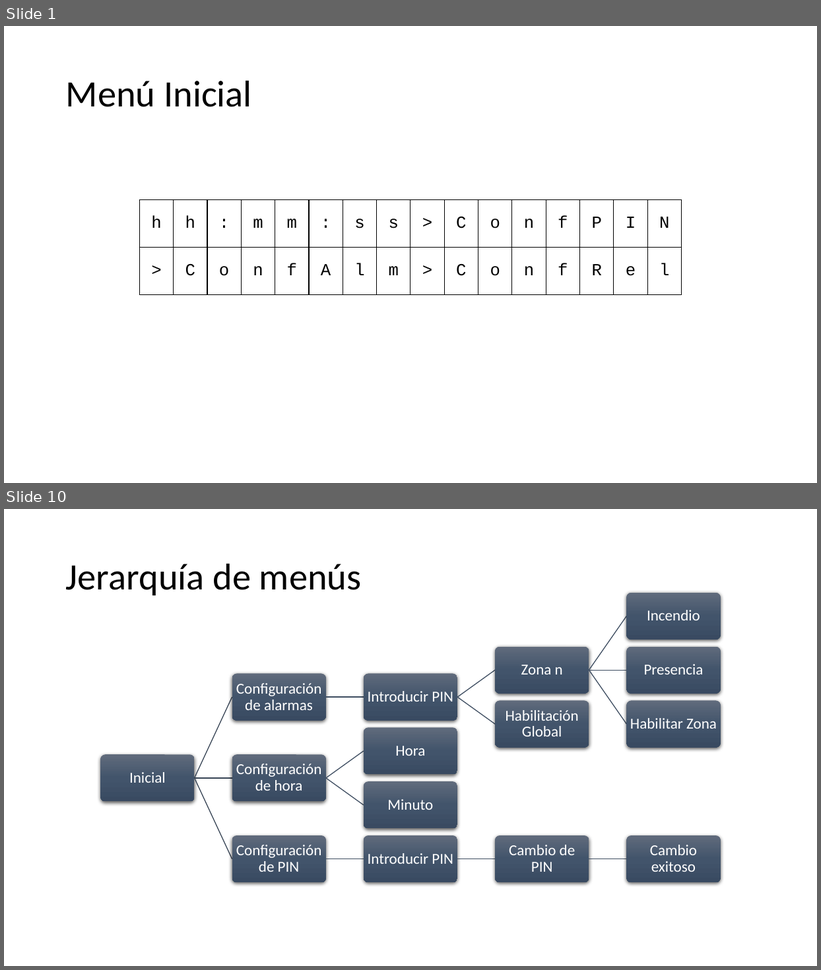
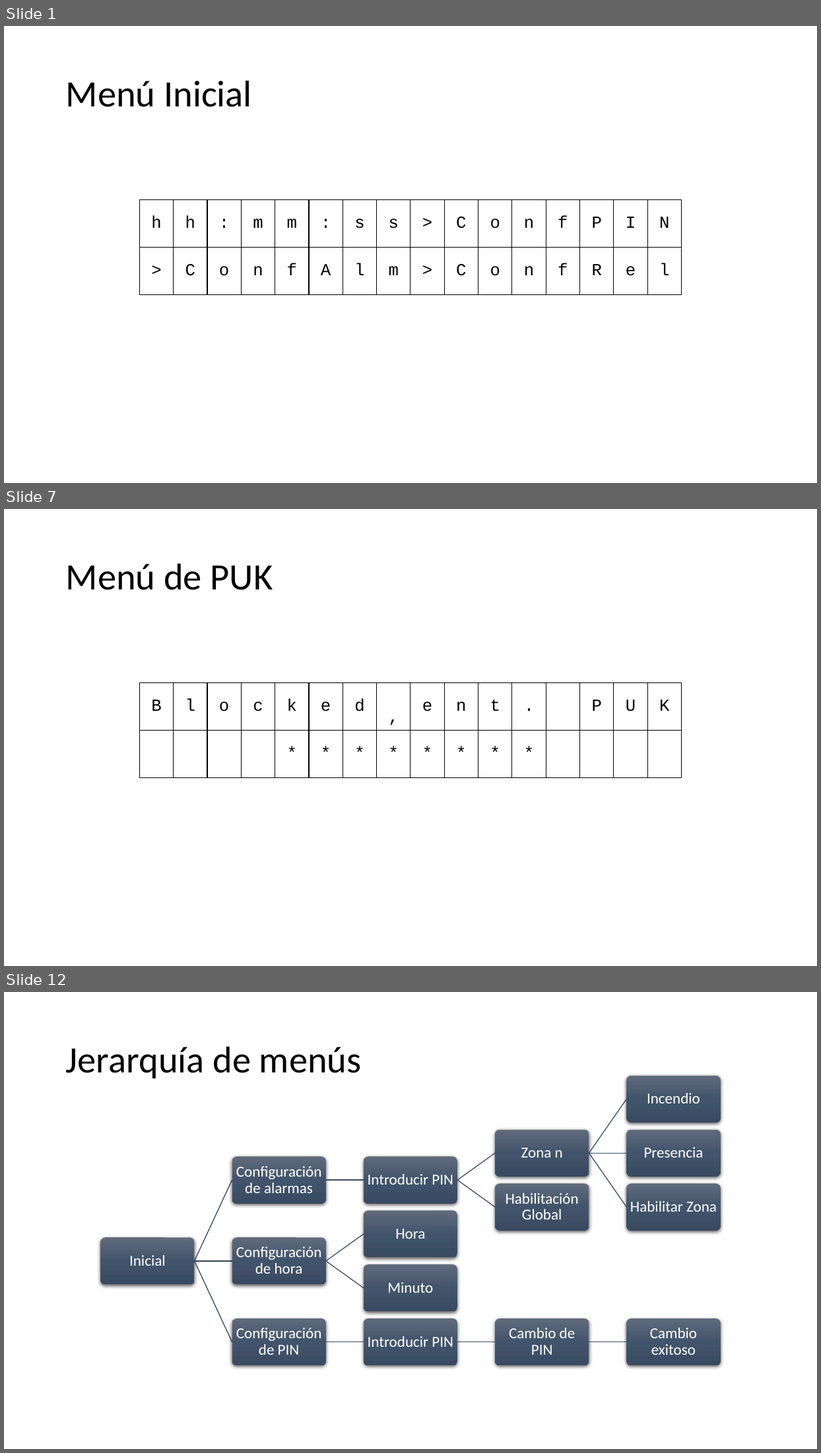
Before and after one commit to JaviHorta/firmware, a slide deck: menus sistema de alarma.pptx. Shown one above the other, each under a label of ours: slides 1 and 10 before the commit, slides 1, 7 and 12 after it; the slides between them are not shown. The pictures are 821x970 and 821x1453 pixels, drawn with LibreOffice and Linux fonts; fonts in the diff are those of the drawing. Boxes give left, top, right and bottom in pixels: in the first picture for what was removed or moved away, otherwise in the second. Text is boxed around its words. In the diff, an @@ line names an element or a change of style, - is before the commit and + after.

```diff
--- a/menus sistema de alarma.pptx
+++ b/menus sistema de alarma.pptx
@@ slide 7 added at [4, 509, 817, 966], background #FFFFFF @@
@@ title added at [66, 563, 273, 590], 44 pt, text #000000 @@
+Menú de PUK
@@ table added at [139, 683, 686, 778], 2 rows, 16 columns @@
+B | l | o | c | k | e | d | , | e | n | t | . |  | P | U | K
+ |  |  |  | * | * | * | * | * | * | * | * |  |  |  | 
@@ what was slide 10 is now slide 12 @@
```
Also in this commit, not shown: 8 slides changed, 1 other slide added, 1 other file.
